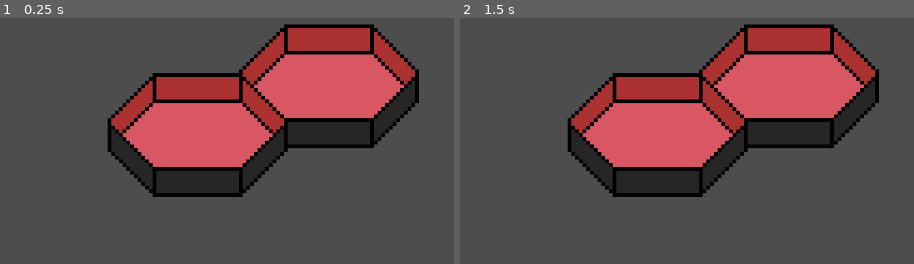
Above: before the commit, frames 1-2 (left to right).
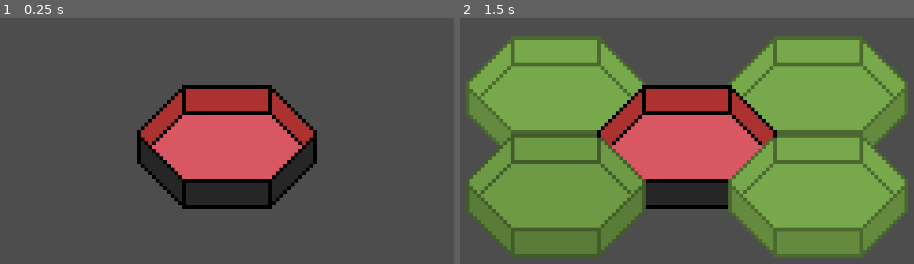
Above: after the commit, the same moments.

Repository: Drake5815/Digimon_K
Game: Godot game, scene res://tscn/Home/home.tscn
Two runs of this game, one before a commit and one after it. Both use one fixed random seed, a clock stepped at 60 frames per second and the inputs below. The project has no main scene, so this scene is started directly.
Inputs (mouse positions are in pixels of both pictures, inside the frame that each line leads up to):
- Up to frame 1 (0.25 s): no input
- Up to frame 2 (1.5 s): tap Enter (enter) at 0.5, 0.6, 1.35 s; move the mouse to (845, 118) at 0.52 s; click (845, 118) at 0.67 s; tap Space at 1.25 s; move the mouse to (509, 165) at 1.27 s; click (509, 165) at 1.42 s

The runs differ from the first frame. In frame 1, 27% of the frame differs, in the area x 23-93%, y 2-78%; in frame 2, 68%, in the area x 1-99%, y 2-98%.
Error before the commit: Invalid call. Nonexistent function 'is_colliding' in base 'Nil'. (res://Code/Platform.gd:23)
Error after the commit: Invalid call. Nonexistent function '_Build' in base 'Node (game_manager.gd)'. (res://Code/ghost_platform.gd:34)

Commit message:
Code and new PopUp Window
finished initial code for home and habitats;
created new pop-up window for when reaching the max platform placed in the window

Diff:
--- a/digimontournament_worldstage/Code/Manager_Script/game_manager.gd
+++ b/digimontournament_worldstage/Code/Manager_Script/game_manager.gd
@@ -1 +1,6 @@
 extends Node
+
+var window
+
+func _ready() -> void:
+	window = get_tree().root.get_child(get_child_count()+1)
--- a/digimontournament_worldstage/Code/Manager_Script/home_manager.gd
+++ b/digimontournament_worldstage/Code/Manager_Script/home_manager.gd
@@ -4,17 +4,16 @@
 ## ONREADY VARIABLES
 @onready var platform = preload("res://tscn/Home/platform.tscn")
 @onready var GhostPlatform = preload("res://tscn/Home/GhostPlatform.tscn")
+@onready var popUp = preload("res://tscn/PopUp.tscn")
 
-@onready var Base = $"."
+@onready var Base:Node2D = $"."
 
 ## VARIABLES
-#POSITION
-var posRUp:Vector2 = Vector2(210,-78)
-var posRDown:Vector2 = Vector2(210,78)
-var posLUp:Vector2 = Vector2(-210,-78)
-var posLDown:Vector2 = Vector2(-210,78)
 #ARRAY
 var arrPlatform:Array = []
+
+#MAX_SIZE
+var size = 5
 
 ## FUNCTIONS
 #ready
@@ -23,11 +22,13 @@
 		if child.name.begins_with("Platform"):
 			arrPlatform.append(child)
 
-## LIST
-#ADD
-func createPlatform()->void:
-	pass
+## POP-UP
+func pop()->void:
+	var init_pop = popUp.instantiate()
+	#init_pop.global_position = Vector2(640, 360)
+	self.add_child(init_pop)
 
+## BUILD
 func createGhostPlatforms(platform, pos)->void:
 	var GPlatform = GhostPlatform.instantiate()
 	GPlatform.global_position = pos
@@ -36,15 +37,41 @@
 #BUILD
 func _BuildMode()->void:
 	for plt in arrPlatform:
-		for path in plt.raycast:
-			print(plt, path)
+		plt.update_platform()
+		for path in plt.other_platform.keys():
+			if !plt.other_platform[path]:
+				match path:
+					"path_RUp":
+						_createGhost(Vector2(210,-78),plt)
+					"path_RDown":
+						_createGhost(Vector2(210,78),plt)
+					"path_LUp":
+						_createGhost(Vector2(-210,-78),plt)
+					"path_LDown":
+						_createGhost(Vector2(-210,78),plt)
 
-func Build()->void:
-	pass
+func _createGhost(vec:Vector2,platform):
+	var inst_GPlatform = GhostPlatform.instantiate()
+	inst_GPlatform.global_position = vec
+	platform.add_child(inst_GPlatform)
+
+func _Build(vec:Vector2)->void:
+	var inst_platform = platform.instantiate()
+	inst_platform.global_position = vec
+	Base.add_child(inst_platform)
+
+	arrPlatform.append(inst_platform)
+
+	for plt in arrPlatform:
+		for child in plt.get_children():
+			if child.name.begins_with("Ghost_Platform"):
+				child.queue_free()
 
 #process
 func _process(delta: float) -> void:
-
-		#place holder
-		if Input.is_action_just_pressed("enter"):
+	#Constant check of size of array
+	if Input.is_action_just_pressed("enter"):
+		if arrPlatform.size() < 5:
 			_BuildMode()
+		else:
+			pop()
--- a/digimontournament_worldstage/Code/Platform.gd
+++ b/digimontournament_worldstage/Code/Platform.gd
@@ -1,4 +1,3 @@
-class_name Platform
 extends Node2D
 
 ## Array
@@ -9,17 +8,10 @@
 @onready var L_Up = $LUp
 @onready var L_Down = $LDown
 
-func _init() -> void:
-	update_plaform()
+func _ready() -> void:
+	self.name = "Platform"
 
-func _ready() -> void:
-	pass
-
-func _process(delta: float) -> void:
-	if Input.is_action_just_pressed("enter"):
-		update_plaform()
-
-func update_plaform()->void:
+func update_platform()->void:
 	if R_Up.is_colliding():
 		_nodePath("path_RUp", true)
 	if R_Down.is_colliding():
@@ -31,6 +23,3 @@
 
 func _nodePath(path:String, value:bool)->void:
 	other_platform[path] = value
-
-func _to_string() -> String:
-	return "Platform"
--- a/digimontournament_worldstage/Code/ghost_platform.gd
+++ b/digimontournament_worldstage/Code/ghost_platform.gd
@@ -1,4 +1,6 @@
 extends Node2D
+
+class_name Ghost_Platform
 
 ## ONREADY FUNC
 @onready var Normal = $sprite/Normal
@@ -7,15 +9,20 @@
 @onready var sprite = $sprite
 
 @onready var platform = preload("res://tscn/Home/platform.tscn")
-@onready var home = HomeManager
+@onready var manager = GameManager.window
 
 func _ready() -> void:
+	self.name = "Ghost_Platform"
+	print("parent:",self.get_parent())
 	hover.visible = false
 	Normal.visible = true
 
 func _on_area_2d_mouse_entered() -> void:
 	hover.visible = true
 	Normal.visible = false
+
+func _on_area_2d_area_entered(area: Area2D) -> void:
+	print("area:",area.get_parent())
 
 func _on_area_2d_mouse_exited() -> void:
 	hover.visible = false
@@ -24,10 +31,7 @@
 func _on_area_2d_input_event(viewport: Node, event: InputEvent, shape_idx: int) -> void:
 	if event is InputEventMouseButton and event.is_pressed():
 		if event.button_index == MOUSE_BUTTON_LEFT:
-			_changeObj()
+			manager._Build(self.global_position)
 
-func _changeObj()->void:
-	print("Object")
-	#var inst_platform = platform.instantiate()
-	#inst_platform.global_position = self.global_position
-	#home.add_child(inst_platform)
+func _remove():
+	self.queue_free()
--- a/digimontournament_worldstage/project.godot
+++ b/digimontournament_worldstage/project.godot
@@ -17,10 +17,6 @@
 [autoload]
 
 GameManager="*res://Code/Manager_Script/game_manager.gd"
-FarmManager="*res://Code/Manager_Script/farm_manager.gd"
-BattleManager="*res://Code/Manager_Script/battle_manager.gd"
-WorldManager="*res://Code/Manager_Script/world_manager.gd"
-HomeManager="*res://Code/Manager_Script/home_manager.gd"
 
 [display]
 
--- a/digimontournament_worldstage/tscn/Home/GhostPlatform.tscn
+++ b/digimontournament_worldstage/tscn/Home/GhostPlatform.tscn
@@ -24,6 +24,7 @@
 [node name="CollisionPolygon2D" type="CollisionPolygon2D" parent="Area2D"]
 polygon = PackedVector2Array(-11.5, -15.5, 11.5, -15.5, 23.5, -3.5, 23.5, 4.5, 11.5, 16.5, -11.5, 16.5, -23.6667, 4.33333, -23.6667, -3.33333)
 
+[connection signal="area_entered" from="Area2D" to="." method="_on_area_2d_area_entered"]
 [connection signal="input_event" from="Area2D" to="." method="_on_area_2d_input_event"]
 [connection signal="mouse_entered" from="Area2D" to="." method="_on_area_2d_mouse_entered"]
 [connection signal="mouse_exited" from="Area2D" to="." method="_on_area_2d_mouse_exited"]
--- /dev/null
+++ b/digimontournament_worldstage/tscn/Home/Home_UI.tscn
@@ -0,0 +1,17 @@
+[gd_scene format=3 uid="uid://bswqbgcxi3jps"]
+
+[node name="HomeUi" type="Control"]
+layout_mode = 3
+anchors_preset = 15
+anchor_right = 1.0
+anchor_bottom = 1.0
+grow_horizontal = 2
+grow_vertical = 2
+
+[node name="MenuButton" type="MenuButton" parent="."]
+layout_mode = 0
+offset_right = 121.0
+offset_bottom = 8.0
+text = "Pop"
+item_count = 1
+popup/item_0/text = "news"
--- a/digimontournament_worldstage/tscn/Home/home.tscn
+++ b/digimontournament_worldstage/tscn/Home/home.tscn
@@ -6,8 +6,8 @@
 [node name="Home" type="Node2D"]
 script = ExtResource("1_hibo8")
 
-[node name="Platform2" parent="." instance=ExtResource("1_ei1da")]
-position = Vector2(827, 268)
+[node name="Platform" parent="." instance=ExtResource("1_ei1da")]
+position = Vector2(664, 365)
 
-[node name="Platform" parent="." instance=ExtResource("1_ei1da")]
-position = Vector2(617, 346)
+[node name="Camera2D" type="Camera2D" parent="."]
+offset = Vector2(640, 360)
--- /dev/null
+++ b/digimontournament_worldstage/tscn/PopUp.tscn
@@ -0,0 +1,31 @@
+[gd_scene load_steps=2 format=3 uid="uid://ca6507w5o1bpw"]
+
+[ext_resource type="Script" path="res://tscn/pop_up.gd" id="1_qcpty"]
+
+[node name="PopUp" type="Popup"]
+initial_position = 1
+size = Vector2i(150, 106)
+visible = true
+script = ExtResource("1_qcpty")
+
+[node name="Label" type="Label" parent="."]
+offset_left = 50.0
+offset_right = 150.0
+offset_bottom = 23.0
+text = "Warning:"
+
+[node name="Label2" type="Label" parent="."]
+offset_left = 30.0
+offset_top = 35.0
+offset_right = 180.0
+offset_bottom = 58.0
+text = "Max Platform"
+
+[node name="Button" type="Button" parent="."]
+offset_left = 60.0
+offset_top = 75.0
+offset_right = 108.0
+offset_bottom = 106.0
+text = "close"
+
+[connection signal="pressed" from="Button" to="." method="_on_button_pressed"]
--- /dev/null
+++ b/digimontournament_worldstage/tscn/pop_up.gd
@@ -0,0 +1,5 @@
+extends Popup
+
+
+func _on_button_pressed() -> void:
+	self.queue_free()
Not shown: 1 places in digimontournament_worldstage/tscn/Home/home.tscn that only renumber resources
